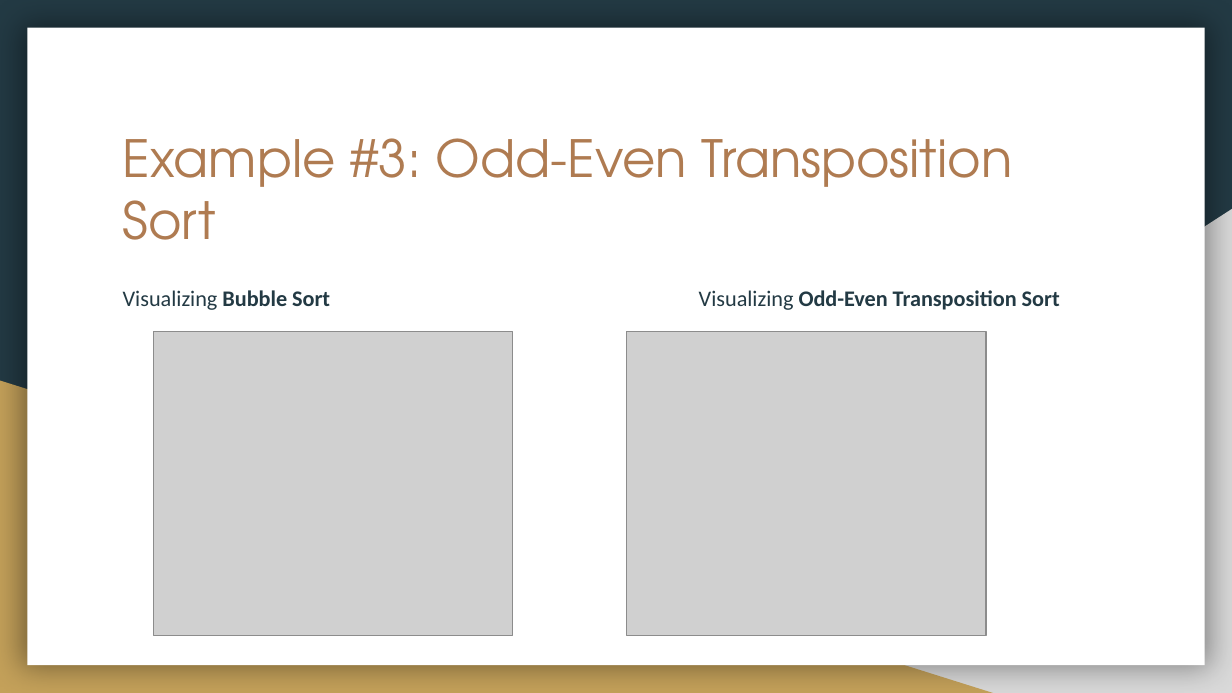
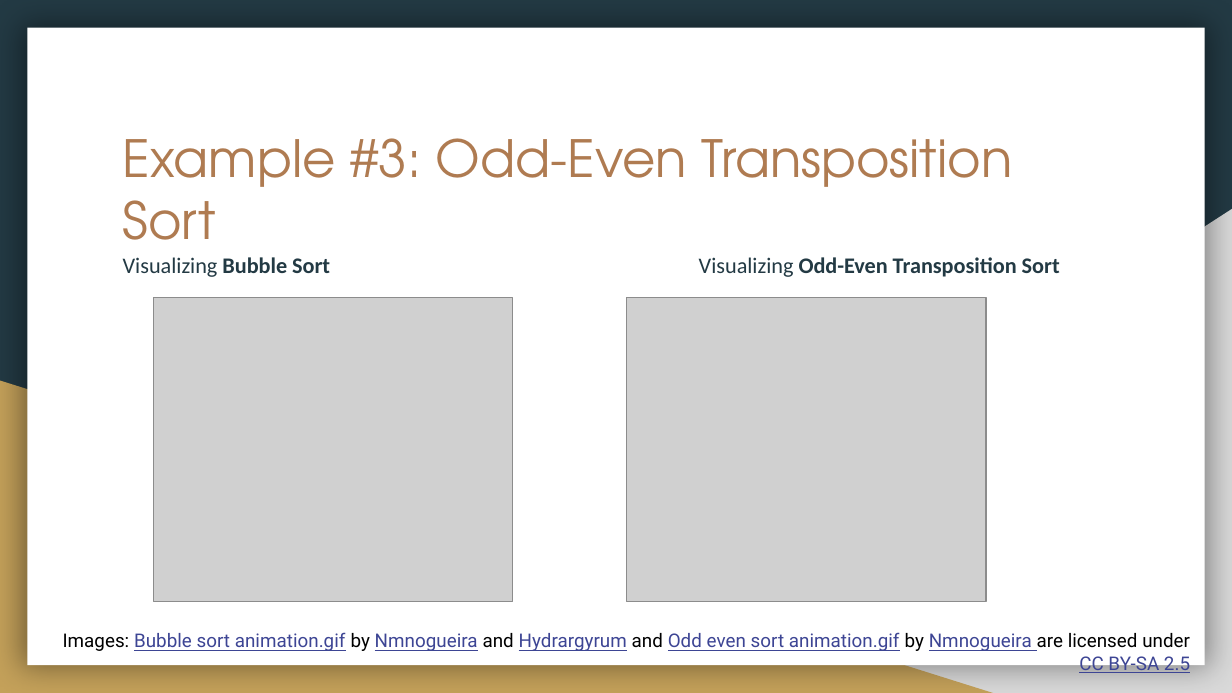
Before and after one commit to shodor-education/petascale-semester-curriculum, a slide deck: slide 21 of units/2/lessons/6/resources/petascale-lesson-2.6-slides.pptx. Drawn at 1232x693 pixels with LibreOffice and Linux fonts; fonts in the diff are those of the drawing; grey boxes stand for pictures. Boxes give left, top, right and bottom in pixels: in the first picture for what was removed or moved away, otherwise in the second. Text is boxed around its words. In the diff, an @@ line names an element or a change of style, - is before the commit and + after.

Commit message:
Replace images with CC versions

```diff
--- a/units/2/lessons/6/resources/petascale-lesson-2.6-slides.pptx
+++ b/units/2/lessons/6/resources/petascale-lesson-2.6-slides.pptx
@@ 2 pictures, 2 texts: place and size @@
-2 pictures, 2 texts at [123,290,1060,636]
+2 pictures, 2 texts at [123,257,1060,601]
@@ text added at [63,632,1190,673], 11 pt, text #3D4594, underline @@
+Images: Bubble sort animation.gif by Nmnogueira and Hydrargyrum and Odd even sort animation.gif by Nmnogueira are licensed under CC BY-SA 2.5
```
Also in this commit, not shown: 7 other slides changed.
